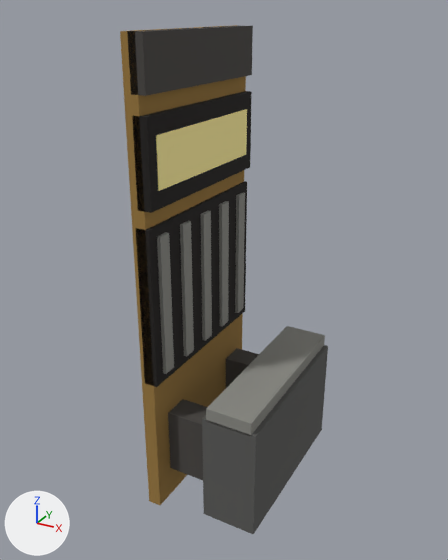
The glTF model public/models/nose.glb as it was, and as the next commit left it.
Both versions are drawn from a 50 mm lens placed at (0.961, -1.083, 0.036), pointed at (0.376, -0.019, -0.497). Arrows for +X, +Y and +Z are at lower left; the lights stay in place. The first picture is the older version. Vertices at exactly the same position are counted once.

Names of what the first picture shows: 'nose'.
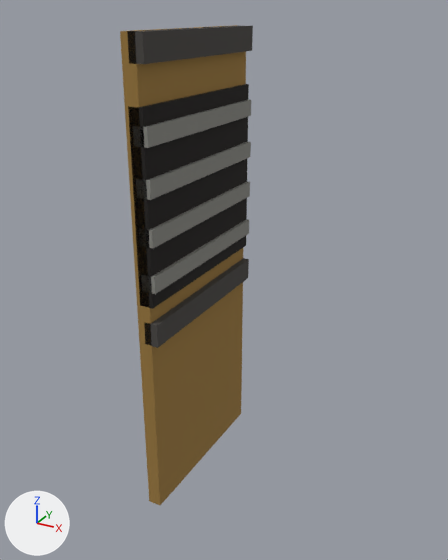
Where the change shows, as pixel boxes [x1, y1, x2, y2] in the pictures (448 x 560 px; the box of a moved part takes in the faces that stretch with it):
'nose', reshaped (36% narrower)
    before: [120, 25, 328, 534]
    after: [120, 25, 253, 505]
part 1 of me_cube, added
    after: [144, 258, 249, 348]
part 2 of me_cube, added (black)
    after: [128, 84, 249, 309]
part 3 of me_cube, added
    after: [141, 219, 249, 294]
part 4 of me_cube, added
    after: [139, 181, 250, 249]
part 5 of me_cube, added
    after: [136, 142, 251, 200]
part 6 of me_cube, added
    after: [133, 99, 251, 148]
part 7 of me_cube, deleted
    before: [132, 91, 328, 534]
part 8 of me_cube, moved or reshaped
    before: [127, 26, 253, 96]
    after: [127, 26, 253, 64]

What changed in the scene script:
```text
Change me_cube:
    used by ob_nose; location = (0.0, 0.0, 0.0)
    remove me_cube.from_pydata(...)  # 112 vertices, 168 faces; spans x 0.28..0.545, y -0.2..0.2, z -1.0..0.0
    add me_cube.from_pydata(...)  # 64 vertices, 96 faces; spans x 0.28..0.325, y -0.2..0.2, z -1.0..0.0
    me_cube part 1: a new loose piece, a box spanning x 0.295..0.325, y -0.2..0.2, z -0.585..-0.535, in mat_metal_dark (dark grey #4a4744)
    me_cube part 2: a new loose piece, a box spanning x 0.288..0.317, y -0.2..0.2, z -0.5..-0.12, in mat_soot (black #1e1a18)
    me_cube part 3: a new loose piece, a box spanning x 0.295..0.325, y -0.2..0.2, z -0.467..-0.433, in mat_metal_light (grey #8a8a84)
    me_cube part 4: a new loose piece, a box spanning x 0.295..0.325, y -0.2..0.2, z -0.374..-0.339, in mat_metal_light (grey #8a8a84)
    me_cube part 5: a new loose piece, a box spanning x 0.295..0.325, y -0.2..0.2, z -0.281..-0.246, in mat_metal_light (grey #8a8a84)
    me_cube part 6: a new loose piece, a box spanning x 0.295..0.325, y -0.2..0.2, z -0.188..-0.153, in mat_metal_light (grey #8a8a84)
    me_cube part 7: 12 loose pieces with 96 vertices, spanning x 0.288..0.545, y -0.2..0.2, z -0.97..-0.135, are deleted
    me_cube part 8
    4 vertices are removed from x 0.295..0.325, y -0.2..0.2, z -0.1
    10 faces are deleted
    4 vertices are added at (0.295, -0.2, -0.05), (0.295, 0.2, -0.05), (0.325, -0.2, -0.05), (0.325, 0.2, -0.05)
    10 new faces join them, mat_metal_dark (dark grey #4a4744)
    remove me_cube.materials.append(mat_light)  # yellow #fff0a0
    remove me_cube.materials.append(mat_metal)  # dark grey #5a5a58
```
